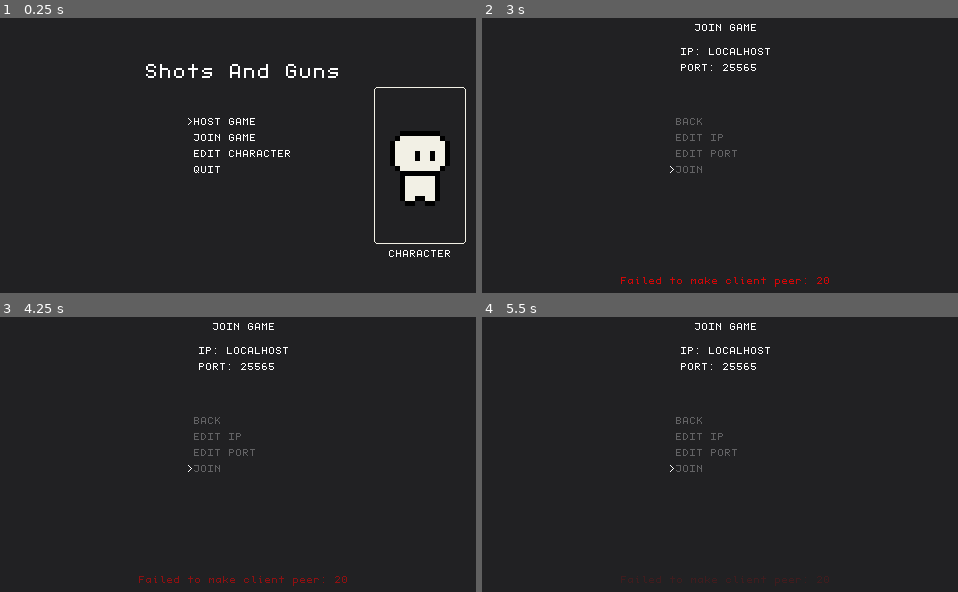
Above: before the commit, frames 1-4 (two rows, left to right).
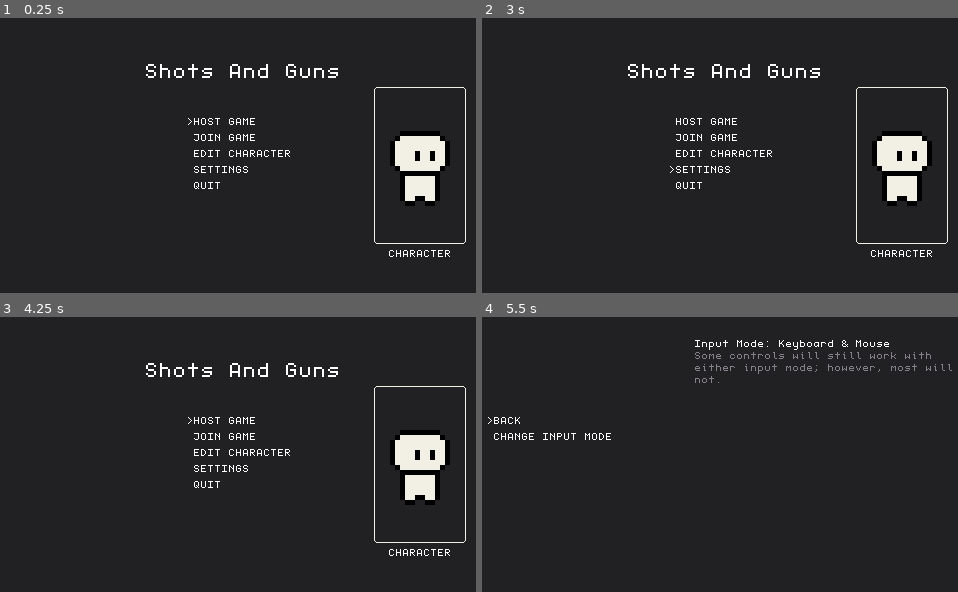
Above: after the commit, the same moments.

Repository: InsomniaWins/shots-and-guns
Game: Godot game, scene res://scenes/main/main.tscn
Same seed, same stepped clock (60 frames per second), same inputs: the game is played once before the commit and once after it.
Inputs (mouse positions are in pixels of both pictures, inside the frame that each line leads up to):
- Up to frame 1 (0.25 s): no input
- Up to frame 2 (3 s): tap Enter at 0.5, 2 s; move the mouse to (839, 150) at 0.52 s; hold D (move_right) 0.53-1.28 s; hold Down (aim_down) 0.53-1.28 s; click (839, 150) at 0.67 s; tap Left (aim_left) at 0.8, 1.35 s; tap Space (select) at 1.25, 2.75 s; move the mouse to (624, 183) at 1.27 s; hold S (move_down) 1.28-2.03 s; click (624, 183) at 1.42 s; tap Right (aim_right) at 1.55 s; move the mouse to (777, 95) at 2.02 s; hold D (move_right) 2.03-2.78 s; hold Right (aim_right) 2.03-2.78 s; click (777, 95) at 2.17 s; tap Up (aim_up) at 2.3, 2.85 s; move the mouse to (700, 229) at 2.77 s; hold W (move_up) from 2.78 s (still down); click (700, 229) at 2.92 s
- Up to frame 3 (4.25 s): tap Space (select) at 3.05 s; tap Enter at 3.5 s; move the mouse to (399, 512) at 3.52 s; release W (move_up) at 3.53 s; hold A (move_left) from 3.53 s (still down); hold Space (select) from 3.53 s (still down); click (399, 512) at 3.8 s
- Up to frame 4 (5.5 s): move the mouse to (572, 416) at 4.27 s; release Space (select) at 4.28 s; click (572, 416) at 4.35 s; tap Down (aim_down) at 4.55 s; move the mouse to (753, 465) at 5.02 s; release A (move_left) at 5.03 s; hold S (move_down) from 5.03 s (still down); hold Down (aim_down) from 5.03 s (still down); click (753, 465) at 5.17 s; tap Left (aim_left) at 5.3 s

The runs differ from the first frame. In frame 1, 0.1% of the frame differs, in the area x 40-53%, y 53-63%; in frame 2, 4.8%; in frame 3, 4.8%, in the area x 29-98%, y 2-98%; in frame 4, 1.9%.

Commit message:
controller support
- added controller support
- tweaked some things

Diff:
--- a/autoload/scene_manager.gd
+++ b/autoload/scene_manager.gd
@@ -6,6 +6,7 @@
 
 
 var peers_not_finished_changing_scene:Array = []
+
 
 
 @rpc("any_peer", "call_local")
--- /dev/null
+++ b/autoload/settings.gd
@@ -0,0 +1,24 @@
+extends Node
+
+enum InputMode {
+	KEYBOARD_AND_MOUSE,
+	CONTROLLER
+}
+
+var input_mode:int = InputMode.KEYBOARD_AND_MOUSE
+var accept_input:bool = true
+
+func _notification(what):
+	match what:
+		MainLoop.NOTIFICATION_APPLICATION_FOCUS_OUT:
+			accept_input = false
+		MainLoop.NOTIFICATION_APPLICATION_FOCUS_IN:
+			accept_input = true
+
+
+func change_input_mode_to_controller():
+	input_mode = InputMode.CONTROLLER
+
+
+func change_input_mode_to_keyboard_and_mouse():
+	input_mode = InputMode.KEYBOARD_AND_MOUSE
--- a/project.godot
+++ b/project.godot
@@ -13,10 +13,11 @@
 config/name="Shots And Guns"
 run/main_scene="res://scenes/main/main.tscn"
 config/features=PackedStringArray("4.2", "Forward Plus")
-config/icon="res://icon.svg"
+config/icon="res://icon.png"
 
 [autoload]
 
+Settings="*res://autoload/settings.gd"
 AudioManager="*res://autoload/audio_manager.gd"
 HatManager="*res://autoload/hat_manager.gd"
 SceneManager="*res://autoload/scene_manager.gd"
@@ -41,56 +42,102 @@
 move_up={
 "deadzone": 0.5,
 "events": [Object(InputEventKey,"resource_local_to_scene":false,"resource_name":"","device":-1,"window_id":0,"alt_pressed":false,"shift_pressed":false,"ctrl_pressed":false,"meta_pressed":false,"pressed":false,"keycode":0,"physical_keycode":87,"key_label":0,"unicode":119,"echo":false,"script":null)
+, Object(InputEventJoypadButton,"resource_local_to_scene":false,"resource_name":"","device":-1,"button_index":11,"pressure":0.0,"pressed":false,"script":null)
+, Object(InputEventJoypadMotion,"resource_local_to_scene":false,"resource_name":"","device":-1,"axis":1,"axis_value":-1.0,"script":null)
 ]
 }
 move_down={
 "deadzone": 0.5,
 "events": [Object(InputEventKey,"resource_local_to_scene":false,"resource_name":"","device":-1,"window_id":0,"alt_pressed":false,"shift_pressed":false,"ctrl_pressed":false,"meta_pressed":false,"pressed":false,"keycode":0,"physical_keycode":83,"key_label":0,"unicode":115,"echo":false,"script":null)
+, Object(InputEventJoypadButton,"resource_local_to_scene":false,"resource_name":"","device":-1,"button_index":12,"pressure":0.0,"pressed":false,"script":null)
+, Object(InputEventJoypadMotion,"resource_local_to_scene":false,"resource_name":"","device":-1,"axis":1,"axis_value":1.0,"script":null)
 ]
 }
 move_right={
 "deadzone": 0.5,
 "events": [Object(InputEventKey,"resource_local_to_scene":false,"resource_name":"","device":-1,"window_id":0,"alt_pressed":false,"shift_pressed":false,"ctrl_pressed":false,"meta_pressed":false,"pressed":false,"keycode":0,"physical_keycode":68,"key_label":0,"unicode":100,"echo":false,"script":null)
+, Object(InputEventJoypadButton,"resource_local_to_scene":false,"resource_name":"","device":-1,"button_index":14,"pressure":0.0,"pressed":false,"script":null)
+, Object(InputEventJoypadMotion,"resource_local_to_scene":false,"resource_name":"","device":-1,"axis":0,"axis_value":1.0,"script":null)
 ]
 }
 move_left={
 "deadzone": 0.5,
 "events": [Object(InputEventKey,"resource_local_to_scene":false,"resource_name":"","device":-1,"window_id":0,"alt_pressed":false,"shift_pressed":false,"ctrl_pressed":false,"meta_pressed":false,"pressed":false,"keycode":0,"physical_keycode":65,"key_label":0,"unicode":97,"echo":false,"script":null)
+, Object(InputEventJoypadButton,"resource_local_to_scene":false,"resource_name":"","device":-1,"button_index":13,"pressure":0.0,"pressed":false,"script":null)
+, Object(InputEventJoypadMotion,"resource_local_to_scene":false,"resource_name":"","device":-1,"axis":0,"axis_value":-1.0,"script":null)
 ]
 }
 aim_right={
 "deadzone": 0.5,
 "events": [Object(InputEventKey,"resource_local_to_scene":false,"resource_name":"","device":-1,"window_id":0,"alt_press …(182 unchanged characters)…
+, Object(InputEventJoypadMotion,"resource_local_to_scene":false,"resource_name":"","device":-1,"axis":2,"axis_value":1.0,"script":null)
 ]
 }
 aim_left={
 "deadzone": 0.5,
 "events": [Object(InputEventKey,"resource_local_to_scene":false,"resource_name":"","device":-1,"window_id":0,"alt_press …(182 unchanged characters)…
+, Object(InputEventJoypadMotion,"resource_local_to_scene":false,"resource_name":"","device":-1,"axis":2,"axis_value":-1.0,"script":null)
 ]
 }
 aim_up={
 "deadzone": 0.5,
 "events": [Object(InputEventKey,"resource_local_to_scene":false,"resource_name":"","device":-1,"window_id":0,"alt_press …(182 unchanged characters)…
+, null, Object(InputEventJoypadMotion,"resource_local_to_scene":false,"resource_name":"","device":-1,"axis":3,"axis_value":-1.0,"script":null)
 ]
 }
 aim_down={
 "deadzone": 0.5,
 "events": [Object(InputEventKey,"resource_local_to_scene":false,"resource_name":"","device":-1,"window_id":0,"alt_press …(182 unchanged characters)…
+, Object(InputEventJoypadMotion,"resource_local_to_scene":false,"resource_name":"","device":-1,"axis":3,"axis_value":1.0,"script":null)
 ]
 }
 select={
 "deadzone": 0.5,
 "events": [Object(InputEventKey,"resource_local_to_scene":false,"resource_name":"","device":-1,"window_id":0,"alt_pressed":false,"shift_pressed":false,"ctrl_pressed":false,"meta_pressed":false,"pressed":false,"keycode":0,"physical_keycode":32,"key_label":0,"unicode":32,"echo":false,"script":null)
+, Object(InputEventJoypadButton,"resource_local_to_scene":false,"resource_name":"","device":-1,"button_index":0,"pressure":0.0,"pressed":false,"script":null)
 ]
 }
 dash={
 "deadzone": 0.5,
 "events": [Object(InputEventKey,"resource_local_to_scene":false,"resource_name":"","device":-1,"window_id":0,"alt_press …(182 unchanged characters)…
+, Object(InputEventKey,"resource_local_to_scene":false,"resource_name":"","device":-1,"window_id":0,"alt_pressed":false,"shift_pressed":false,"ctrl_pressed":false,"meta_pressed":false,"pressed":false,"keycode":0,"physical_keycode":32,"key_label":0,"unicode":32,"echo":false,"script":null)
+, Object(InputEventJoypadButton,"resource_local_to_scene":false,"resource_name":"","device":-1,"button_index":9,"pressure":0.0,"pressed":false,"script":null)
+, Object(InputEventJoypadButton,"resource_local_to_scene":false,"resource_name":"","device":-1,"button_index":7,"pressure":0.0,"pressed":true,"script":null)
 ]
 }
 shoot={
 "deadzone": 0.5,
-"events": [Object(InputEventKey,"resource_local_to_scene":false,"resource_name":"","device":-1,"window_id":0,"alt_pressed":false,"shift_pressed":false,"ctrl_pressed":false,"meta_pressed":false,"pressed":false,"keycode":0,"physical_keycode":32,"key_label":0,"unicode":32,"echo":false,"script":null)
+"events": [Object(InputEventMouseButton,"resource_local_to_scene":false,"resource_name":"","device":-1,"window_id":0,"alt_pressed":false,"shift_pressed":false,"ctrl_pressed":false,"meta_pressed":false,"button_mask":0,"position":Vector2(0, 0),"global_position":Vector2(0, 0),"factor":1.0,"button_index":1,"canceled":false,"pressed":false,"double_click":false,"script":null)
+, Object(InputEventJoypadMotion,"resource_local_to_scene":false,"resource_name":"","device":-1,"axis":5,"axis_value":1.0,"script":null)
+, Object(InputEventJoypadButton,"resource_local_to_scene":false,"resource_name":"","device":-1,"button_index":2,"pressure":0.0,"pressed":true,"script":null)
+]
+}
+menu_move_up={
+"deadzone": 0.5,
+"events": [Object(InputEventKey,"resource_local_to_scene":false,"resource_name":"","device":-1,"window_id":0,"alt_pressed":false,"shift_pressed":false,"ctrl_pressed":false,"meta_pressed":false,"pressed":false,"keycode":0,"physical_keycode":87,"key_label":0,"unicode":119,"echo":false,"script":null)
+, Object(InputEventKey,"resource_local_to_scene":false,"resource_name":"","device":-1,"window_id":0,"alt_pressed":false,"shift_pressed":false,"ctrl_pressed":false,"meta_pressed":false,"pressed":false,"keycode":0,"physical_keycode":4194320,"key_label":0,"unicode":0,"echo":false,"script":null)
+, Object(InputEventJoypadButton,"resource_local_to_scene":false,"resource_name":"","device":-1,"button_index":11,"pressure":0.0,"pressed":true,"script":null)
+]
+}
+menu_move_down={
+"deadzone": 0.5,
+"events": [Object(InputEventKey,"resource_local_to_scene":false,"resource_name":"","device":-1,"window_id":0,"alt_pressed":false,"shift_pressed":false,"ctrl_pressed":false,"meta_pressed":false,"pressed":false,"keycode":0,"physical_keycode":83,"key_label":0,"unicode":115,"echo":false,"script":null)
+, Object(InputEventKey,"resource_local_to_scene":false,"resource_name":"","device":-1,"window_id":0,"alt_pressed":false,"shift_pressed":false,"ctrl_pressed":false,"meta_pressed":false,"pressed":false,"keycode":0,"physical_keycode":4194322,"key_label":0,"unicode":0,"echo":false,"script":null)
+, Object(InputEventJoypadButton,"resource_local_to_scene":false,"resource_name":"","device":-1,"button_index":12,"pressure":0.0,"pressed":true,"script":null)
+]
+}
+menu_move_right={
+"deadzone": 0.5,
+"events": [Object(InputEventKey,"resource_local_to_scene":false,"resource_name":"","device":-1,"window_id":0,"alt_pressed":false,"shift_pressed":false,"ctrl_pressed":false,"meta_pressed":false,"pressed":false,"keycode":0,"physical_keycode":68,"key_label":0,"unicode":100,"echo":false,"script":null)
+, Object(InputEventKey,"resource_local_to_scene":false,"resource_name":"","device":-1,"window_id":0,"alt_pressed":false,"shift_pressed":false,"ctrl_pressed":false,"meta_pressed":false,"pressed":false,"keycode":0,"physical_keycode":4194321,"key_label":0,"unicode":0,"echo":false,"script":null)
+, Object(InputEventJoypadButton,"resource_local_to_scene":false,"resource_name":"","device":-1,"button_index":14,"pressure":0.0,"pressed":true,"script":null)
+]
+}
+menu_move_left={
+"deadzone": 0.5,
+"events": [Object(InputEventKey,"resource_local_to_scene":false,"resource_name":"","device":-1,"window_id":0,"alt_pressed":false,"shift_pressed":false,"ctrl_pressed":false,"meta_pressed":false,"pressed":false,"keycode":0,"physical_keycode":65,"key_label":0,"unicode":97,"echo":false,"script":null)
+, Object(InputEventKey,"resource_local_to_scene":false,"resource_name":"","device":-1,"window_id":0,"alt_pressed":false,"shift_pressed":false,"ctrl_pressed":false,"meta_pressed":false,"pressed":false,"keycode":0,"physical_keycode":4194319,"key_label":0,"unicode":0,"echo":false,"script":null)
+, Object(InputEventJoypadButton,"resource_local_to_scene":false,"resource_name":"","device":-1,"button_index":13,"pressure":0.0,"pressed":true,"script":null)
 ]
 }
 
--- a/scenes/ammo_pickup/ammo_pickup.gd
+++ b/scenes/ammo_pickup/ammo_pickup.gd
@@ -7,6 +7,8 @@
 
 	global_position = data.position
 	$SpawnSound.play()
+
+
 
 func _on_body_entered(body):
 	if !multiplayer.is_server():
@@ -18,9 +20,13 @@
 	var player_node:CharacterBody2D = body
 
 	if player_node.ammo_manager_node.get_ammo() == player_node.ammo_manager_node.get_max_ammo():
-		return
+		player_node.wide_spread = true
 
-	player_node.ammo_manager_node.add_ammo(6)
+	if player_node.ammo_manager_node.get_ammo() == 0:
+		player_node.ammo_manager_node.add_ammo(6)
+	else:
+		player_node.ammo_manager_node.add_ammo(1)
+
 	player_node.ammo_manager_node.play_ammo_pickup_sound.rpc()
 
 	Network.free_entity.rpc(get_path())
--- a/scenes/color_picker_menu/color_picker_menu.gd
+++ b/scenes/color_picker_menu/color_picker_menu.gd
@@ -12,21 +12,72 @@
 @onready var selected_color_outline_node:NinePatchRect = $SelectedColor
 @onready var move_audio_player_node:AudioStreamPlayer = $MoveSound
 
+func _ready():
+	var x:int = 0
+	var y:int = 0
+	for color_node in grid_container_node.get_children():
+
+		color_node.mouse_entered.connect(move_to_button.bind(Vector2(x, y)))
+		color_node.gui_input.connect(button_gui_input.bind(Vector2(x, y)))
+
+		x += 1
+		if x >= grid_container_node.columns:
+			x = 0
+			y += 1
+
+
+func button_gui_input(event:InputEvent, button_vector:Vector2) -> void:
+
+	if !active:
+		return
+
+	if event is InputEventMouseButton:
+		if event.pressed and !event.is_echo():
+			if event.button_index == MOUSE_BUTTON_LEFT:
+				move_to_button(button_vector, false)
+				select()
+
+
+
+func move_to_button(button_vector:Vector2, play_sound:bool = true) -> void:
+
+	if !active:
+		return
+
+	var direction:Vector2 = Vector2(
+		int(button_vector.x - selected_button_vector.x),
+		int(button_vector.y - selected_button_vector.y)
+		)
+
+	while button_vector.x != selected_button_vector.x:
+		move(Vector2(direction.x, 0), false)
+
+	while button_vector.y != selected_button_vector.y:
+		move(Vector2(0, direction.y), false)
+
+	if play_sound:
+		move_audio_player_node.play()
+
+
 func _unhandled_input(event):
-	if active:
-		if event.is_action_pressed("aim_down") and !event.is_echo():
+
+	if !Settings.accept_input:
+		return
+
+	if active and !event.is_echo() and event.is_pressed():
+		if event.is_action_pressed("menu_move_down"):
 			move_down()
 			get_viewport().set_input_as_handled()
-		elif event.is_action_pressed("aim_up") and !event.is_echo():
+		elif event.is_action_pressed("menu_move_up"):
 			move_up()
 			get_viewport().set_input_as_handled()
-		elif event.is_action_pressed("aim_right") and !event.is_echo():
+		elif event.is_action_pressed("menu_move_right"):
 			move_right()
 			get_viewport().set_input_as_handled()
-		elif event.is_action_pressed("aim_left") and !event.is_echo():
+		elif event.is_action_pressed("menu_move_left"):
 			move_left()
 			get_viewport().set_input_as_handled()
-		elif event.is_action_pressed("select") and !event.is_echo():
+		elif event.is_action_pressed("select"):
 			select()
 			get_viewport().set_input_as_handled()
 
@@ -43,14 +94,15 @@
 func move_up():
 	move(Vector2.UP)
 
-func move(move_direction:Vector2):
+func move(move_direction:Vector2, play_sound:bool = true):
 	var h_direction = sign(move_direction.x)
 	var v_direction = sign(move_direction.y)
 
 	if h_direction == 0.0 and v_direction == 0.0:
 		return
 
-	move_audio_player_node.play()
+	if play_sound:
+		move_audio_player_node.play()
 
 	if h_direction != 0.0:
 		selected_button_vector.x += h_direction
--- a/scenes/color_picker_menu/color_picker_menu.tscn
+++ b/scenes/color_picker_menu/color_picker_menu.tscn
@@ -3,7 +3,7 @@
 [ext_resource type="Script" path="res://scenes/color_picker_menu/color_picker_menu.gd" id="1_jlft5"]
 [ext_resource type="Texture2D" uid="uid://byp01oykmm2x0" path="res://textures/gui/ninepatch_outline.png" id="2_evdef"]
 [ext_resource type="Texture2D" uid="uid://xwop8tb0dkrr" path="res://textures/gui/custom_color_swatch.png" id="3_1c4qq"]
-[ext_resource type="AudioStream" uid="uid://bbjst8r5y5etc" path="res://sounds/button_move.wav" id="4_6vg6m"]
+[ext_resource type="AudioStream" uid="uid://skmslvv2aryl" path="res://sounds/button_move.ogg" id="4_e6t3q"]
 
 [node name="ColorPickerMenu" type="Control" groups=["button_menu"]]
 layout_mode = 3
@@ -201,5 +201,5 @@
 texture = ExtResource("3_1c4qq")
 
 [node name="MoveSound" type="AudioStreamPlayer" parent="."]
-stream = ExtResource("4_6vg6m")
+stream = ExtResource("4_e6t3q")
 volume_db = -10.0
--- a/scenes/player/player.gd
+++ b/scenes/player/player.gd
@@ -25,6 +25,7 @@
 var camera_node:Camera2D = null
 var aim_direction:Vector2 = Vector2.RIGHT
 var i_time:float = 0.0
+var wide_spread:bool = false
 
 @onready var gui_node = $GUI
 @onready var animation_player_node = $AnimationPlayer
@@ -69,10 +70,18 @@
 					dash_timer_node.start()
 
 
-			var axis_vector:Vector2 = Vector2(
-				Input.get_axis("aim_left", "aim_right"),
-				Input.get_axis("aim_up", "aim_down")
-			)
+			var axis_vector:Vector2
+
+			if Settings.input_mode == Settings.InputMode.CONTROLLER:
+				# key aiming
+				axis_vector = Vector2(
+					Input.get_axis("aim_left", "aim_right"),
+					Input.get_axis("aim_up", "aim_down")
+				)
+			else:
+				# mouse aiming
+				axis_vector = get_global_mouse_position() - global_position
+
 			if axis_vector.x != 0 or axis_vector.y != 0:
 				aim_direction = axis_vector
 			aim_arrow_rotation_node.rotation = aim_direction.angle()
@@ -107,7 +116,12 @@
 
 	shotgun_audio_player_node.play()
 
-	var shoot_directions = [direction.rotated(-PI * 0.1), direction, direction.rotated(PI * 0.1)]
+	var shoot_directions = [
+		direction.rotated(-PI * 0.1),
+		direction,
+		direction.rotated(PI * 0.1)
+		]
+
 	for shoot_direction in shoot_directions:
 
 		shoot_direction = shoot_direction.normalized()
@@ -125,8 +139,18 @@
 
 
 	if multiplayer.is_server():
+
 		if ammo_manager_node.get_ammo() > 0:
 			ammo_manager_node.remove_ammo()
+
+
+			if wide_spread:
+				wide_spread = false
+				shoot_directions = [
+					direction.rotated(-PI * 0.2),
+					direction,
+					direction.rotated(PI * 0.2)
+					]
 
 			for shoot_direction in shoot_directions:
 				create_bullet_entity(shoot_direction.normalized())
--- /dev/null
+++ b/scenes/settings_screen/settings_screen.gd
@@ -0,0 +1,38 @@
+extends Control
+
+@onready var main_button_menu_node = $MainButtonMenu
+@onready var settings_info_label_node:RichTextLabel = $SettingsInfoLabel
+
+
+func _ready():
+	update_info_label()
+	main_button_menu_node.activate()
+
+
+func change_input_mode():
+
+	if Settings.input_mode == Settings.InputMode.CONTROLLER:
+		Settings.change_input_mode_to_keyboard_and_mouse()
+	else:
+		Settings.change_input_mode_to_controller()
+
+	update_info_label()
+
+
+func update_info_label():
+	settings_info_label_node.text = str(
+		"Input Mode: ", "Controller" if Settings.input_mode == Settings.InputMode.CONTROLLER else "Keyboard & Mouse",
+		"\n[color=#868188]Some controls will still work with either input mode; however, most will not."
+		)
+
+
+func _on_main_button_menu_menu_selected():
+	var selected_button_index:int = main_button_menu_node.selected_button_index
+	var button_name:String = main_button_menu_node.button_names[selected_button_index]
+
+	match button_name:
+		"BACK":
+			SceneManager.change_scene("res://scenes/titlescreen/titlescreen.tscn")
+
+		"CHANGE INPUT MODE":
+			change_input_mode()
--- /dev/null
+++ b/scenes/settings_screen/settings_screen.tscn
@@ -0,0 +1,53 @@
+[gd_scene load_steps=4 format=3 uid="uid://cyplxupjiqtoi"]
+
+[ext_resource type="Script" path="res://scenes/settings_screen/settings_screen.gd" id="1_cdk5o"]
+[ext_resource type="PackedScene" uid="uid://duaa42vwqvo0k" path="res://scenes/vertical_button_menu/vertical_button_menu.tscn" id="2_lqwry"]
+[ext_resource type="FontFile" uid="uid://bhvepy8hqrp7p" path="res://fonts/normal/normal.png" id="3_odn8h"]
+
+[node name="SettingsScreen" type="Control"]
+layout_mode = 3
+anchors_preset = 15
+anchor_right = 1.0
+anchor_bottom = 1.0
+grow_horizontal = 2
+grow_vertical = 2
+script = ExtResource("1_cdk5o")
+
+[node name="MainButtonMenu" parent="." instance=ExtResource("2_lqwry")]
+layout_mode = 1
+anchors_preset = 4
+anchor_top = 0.5
+anchor_bottom = 0.5
+offset_left = 24.0
+offset_top = -50.0
+offset_right = 124.0
+offset_bottom = 50.0
+grow_vertical = 2
+button_names = Array[String](["BACK", "CHANGE INPUT MODE"])
+
+[node name="SettingsInfoLabel" type="RichTextLabel" parent="."]
+layout_mode = 1
+anchors_preset = 11
+anchor_left = 1.0
+anchor_right = 1.0
+anchor_bottom = 1.0
+offset_left = -287.0
+offset_top = 33.0
+grow_horizontal = 0
+grow_vertical = 2
+theme_override_fonts/normal_font = ExtResource("3_odn8h")
+bbcode_enabled = true
+
+[node name="Label" type="Label" parent="SettingsInfoLabel"]
+layout_mode = 1
+anchors_preset = 10
+anchor_right = 1.0
+offset_top = -24.0
+offset_bottom = -1.0
+grow_horizontal = 2
+theme_override_fonts/font = ExtResource("3_odn8h")
+text = "SETTINGS"
+horizontal_alignment = 1
+vertical_alignment = 1
+
+[connection signal="menu_selected" from="MainButtonMenu" to="." method="_on_main_button_menu_menu_selected"]
--- a/scenes/titlescreen/titlescreen.gd
+++ b/scenes/titlescreen/titlescreen.gd
@@ -128,6 +128,9 @@
 			main_menu_node.deactivate()
 			edit_character_menu_node.activate()
 
+		"SETTINGS":
+			SceneManager.change_scene("res://scenes/settings_screen/settings_screen.tscn")
+
 		"QUIT":
 			get_tree().quit()
 
--- a/scenes/titlescreen/titlescreen.tscn
+++ b/scenes/titlescreen/titlescreen.tscn
@@ -206,7 +206,7 @@
 offset_bottom = 50.0
 grow_horizontal = 2
 grow_vertical = 2
-button_names = Array[String](["HOST GAME", "JOIN GAME", "EDIT CHARACTER", "QUIT"])
+button_names = Array[String](["HOST GAME", "JOIN GAME", "EDIT CHARACTER", "SETTINGS", "QUIT"])
 active = true
 
 [node name="TitleLabel" type="Label" parent="MainMenu"]
--- a/scenes/vertical_button_menu/vertical_button_menu.gd
+++ b/scenes/vertical_button_menu/vertical_button_menu.gd
@@ -24,14 +24,18 @@
 
 
 func _unhandled_input(event):
-	if active:
-		if event.is_action_pressed("aim_down") and !event.is_echo():
+
+	if !Settings.accept_input:
+		return
+
+	if active and event.is_pressed() and !event.is_echo():
+		if event.is_action_pressed("menu_move_down"):
 			move_down()
 			get_viewport().set_input_as_handled()
-		elif event.is_action_pressed("aim_up") and !event.is_echo():
+		elif event.is_action_pressed("menu_move_up"):
 			move_up()
 			get_viewport().set_input_as_handled()
-		elif event.is_action_pressed("select") and !event.is_echo():
+		elif event.is_action_pressed("select"):
 			select()
 			get_viewport().set_input_as_handled()
 
@@ -56,13 +60,30 @@
 	button_names.clear()
 	update_labels()
 
+func button_gui_input(event:InputEvent, button_index:int) -> void:
+
+	if !active:
+		return
+
+	if event is InputEventMouseButton:
+		if event.pressed and !event.is_echo():
+			if event.button_index == MOUSE_BUTTON_LEFT:
+				move_to_button(button_index, false)
+				select()
+
 
 func update_labels() -> void:
 
+	var current_button_index = labels_vbox_node.get_child_count()
 	while labels_vbox_node.get_child_count() < get_button_count():
 		var new_label_node = Label.new()
 		new_label_node.add_theme_font_override("font", preload("res://fonts/normal/normal.png"))
+		new_label_node.mouse_filter = Control.MOUSE_FILTER_STOP
+		new_label_node.mouse_entered.connect(move_to_button.bind(current_button_index))
+		new_label_node.gui_input.connect(button_gui_input.bind(current_button_index))
 		labels_vbox_node.add_child(new_label_node)
+
+		current_button_index += 1
 
 	while labels_vbox_node.get_child_count() > get_button_count():
 		labels_vbox_node.get_child(0).queue_free()
@@ -77,13 +98,34 @@
 	menu_selected.emit()
 
 
-func move(direction:int) -> void:
+func move_to_button(button_index:int, play_sound:bool = true) -> void:
+
+	if !active:
+		return
+
+	while button_index < 0:
+		button_index += button_names.size()
+
+	while button_index > button_names.size() - 1:
+		button_index -= button_names.size()
+
+	var direction:int = selected_button_index - button_index
+	while button_index != selected_button_index:
+		move(direction, false)
+
+	if play_sound:
+		move_sound_audio_player_node.play()
+
+
+
+func move(direction:int, play_sound:bool = true) -> void:
 	direction = sign(direction)
 
 	if direction == 0:
 		return
 
-	move_sound_audio_player_node.play()
+	if play_sound:
+		move_sound_audio_player_node.play()
 
 	selected_button_index += direction
 
--- a/scenes/vertical_button_menu/vertical_button_menu.tscn
+++ b/scenes/vertical_button_menu/vertical_button_menu.tscn
@@ -2,7 +2,7 @@
 
 [ext_resource type="Script" path="res://scenes/vertical_button_menu/vertical_button_menu.gd" id="1_hr3at"]
 [ext_resource type="FontFile" uid="uid://bhvepy8hqrp7p" path="res://fonts/normal/normal.png" id="2_e0stw"]
-[ext_resource type="AudioStream" uid="uid://bbjst8r5y5etc" path="res://sounds/button_move.wav" id="3_4l1kl"]
+[ext_resource type="AudioStream" uid="uid://skmslvv2aryl" path="res://sounds/button_move.ogg" id="3_x4n26"]
 
 [node name="VerticalButtonMenu" type="Control" groups=["button_menu"]]
 custom_minimum_size = Vector2(100, 100)
@@ -23,5 +23,5 @@
 offset_bottom = 40.0
 
 [node name="MoveSound" type="AudioStreamPlayer" parent="."]
-stream = ExtResource("3_4l1kl")
+stream = ExtResource("3_x4n26")
 volume_db = -10.0
Not shown, added: exports/web/ShotsAndGuns.apple-touch-icon.png.import
Not shown, added: exports/web/ShotsAndGuns.icon.png.import
Not shown, added: exports/web/ShotsAndGuns.png.import
Binary file added: icon.png
Not shown, added: icon.png.import
Not shown, added: sounds/button_move.ogg.import
Not shown, removed: sounds/button_move.wav.import
Not shown, added: exports/web/ShotsAndGuns.apple-touch-icon.png
Not shown, added: exports/web/ShotsAndGuns.audio.worklet.js
Not shown, added: exports/web/ShotsAndGuns.icon.png
Not shown, added: exports/web/ShotsAndGuns.pck
Not shown, added: exports/web/ShotsAndGuns.png
(and 4 more such lines)
